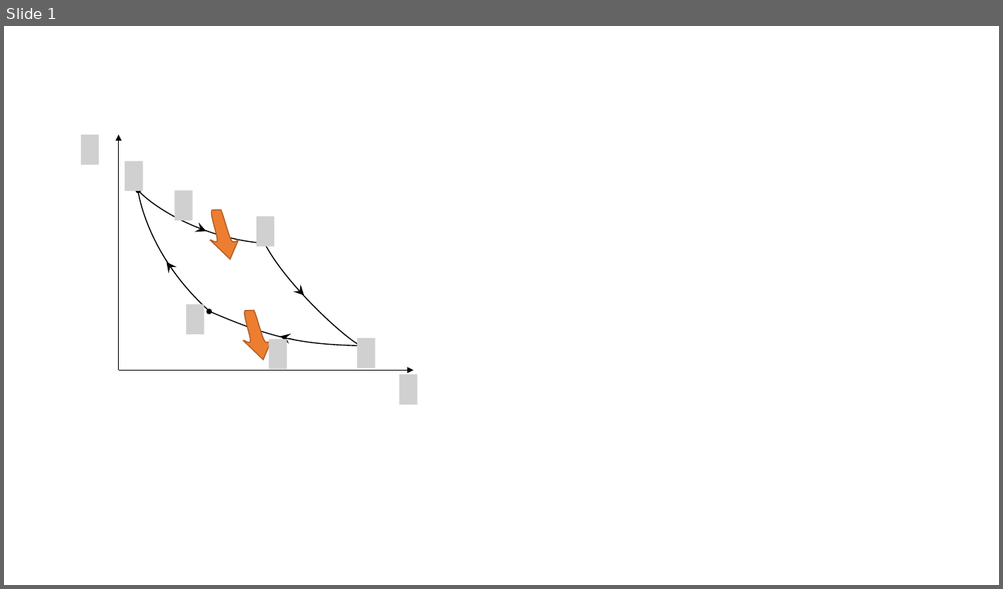
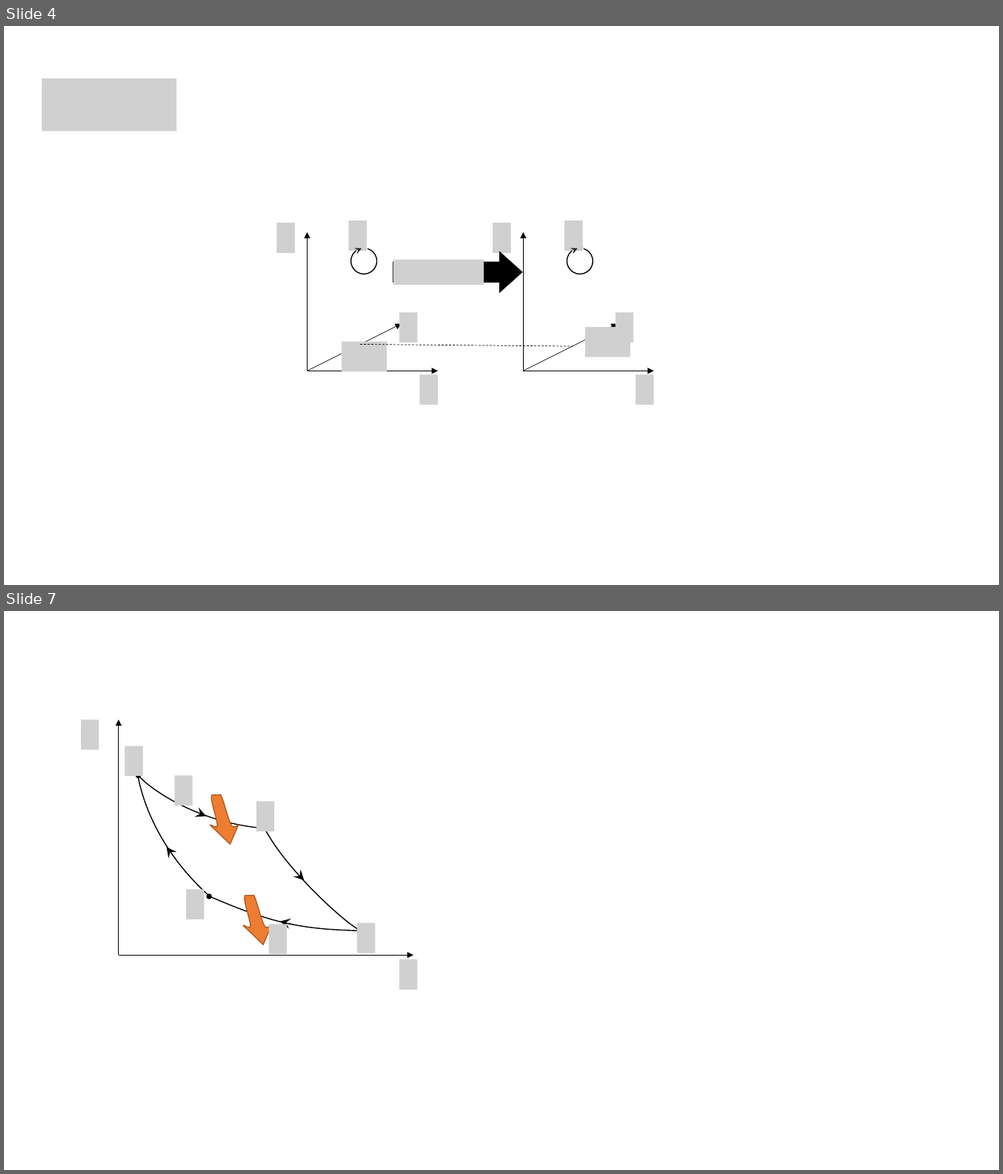
Before and after one commit to gravmath/BlogWyrm, a slide deck: Posts/2021/Dec/UndertheHood/UTH_12(Dec)_2021_Classical Entropy_art.pptx. Shown one above the other, each under a label of ours: slide 1 before the commit, slides 4 and 7 after it; the slides between them are not shown. The pictures are 1003x589 and 1003x1174 pixels, drawn with LibreOffice and Linux fonts; fonts in the diff are those of the drawing; grey boxes stand for pictures. Boxes give left, top, right and bottom in pixels: in the first picture for what was removed or moved away, otherwise in the second. Text is boxed around its words. In the diff, an @@ line names an element or a change of style, - is before the commit and + after.

```diff
--- a/Posts/2021/Dec/UndertheHood/UTH_12(Dec)_2021_Classical Entropy_art.pptx
+++ b/Posts/2021/Dec/UndertheHood/UTH_12(Dec)_2021_Classical Entropy_art.pptx
@@ slide 4 added at (4,26,999,585), background #FFFFFF @@
@@ picture added at (42,79,177,131) @@
@@ picture added at (277,223,295,253) @@
@@ picture added at (349,221,367,250) @@
@@ picture added at (492,223,511,253) @@
@@ picture added at (564,221,582,250) @@
@@ arrow added from (307, 372) to (307, 232), #000000 0.5 pt @@
@@ arc (boxed as its full ellipse) added at (348,245,380,278), outline #000000 1 pt @@
@@ ellipse added at (361,245,366,249), fill #000000, outline #000000 1 pt @@
@@ arrow added from (523, 372) to (523, 232), #000000 0.5 pt @@
@@ arc (boxed as its full ellipse) added at (563,245,596,278), outline #000000 1 pt @@
@@ ellipse added at (578,245,582,249), fill #000000, outline #000000 1 pt @@
@@ down arrow added at (392,253,522,292), fill #000000, outline #000000 1 pt @@
@@ picture added at (393,260,484,285) @@
@@ picture added at (399,312,418,342) @@
@@ picture added at (615,312,633,342) @@
@@ arrow added from (307, 372) to (401, 323), #000000 0.5 pt @@
@@ arrow added from (523, 372) to (617, 323), #000000 0.5 pt @@
@@ picture added at (585,327,630,358) @@
@@ picture added at (342,341,387,372) @@
@@ line added from (360, 345) to (572, 347), #000000 0.5 pt dashed @@
@@ arrow added from (307, 372) to (438, 372), #000000 0.5 pt @@
@@ picture added at (420,375,438,405) @@
@@ arrow added from (523, 372) to (654, 372), #000000 0.5 pt @@
@@ picture added at (635,375,653,405) @@
@@ what was slide 1 is now slide 7 @@
```
Also in this commit, not shown: 10 other slides added, 18 other files.
